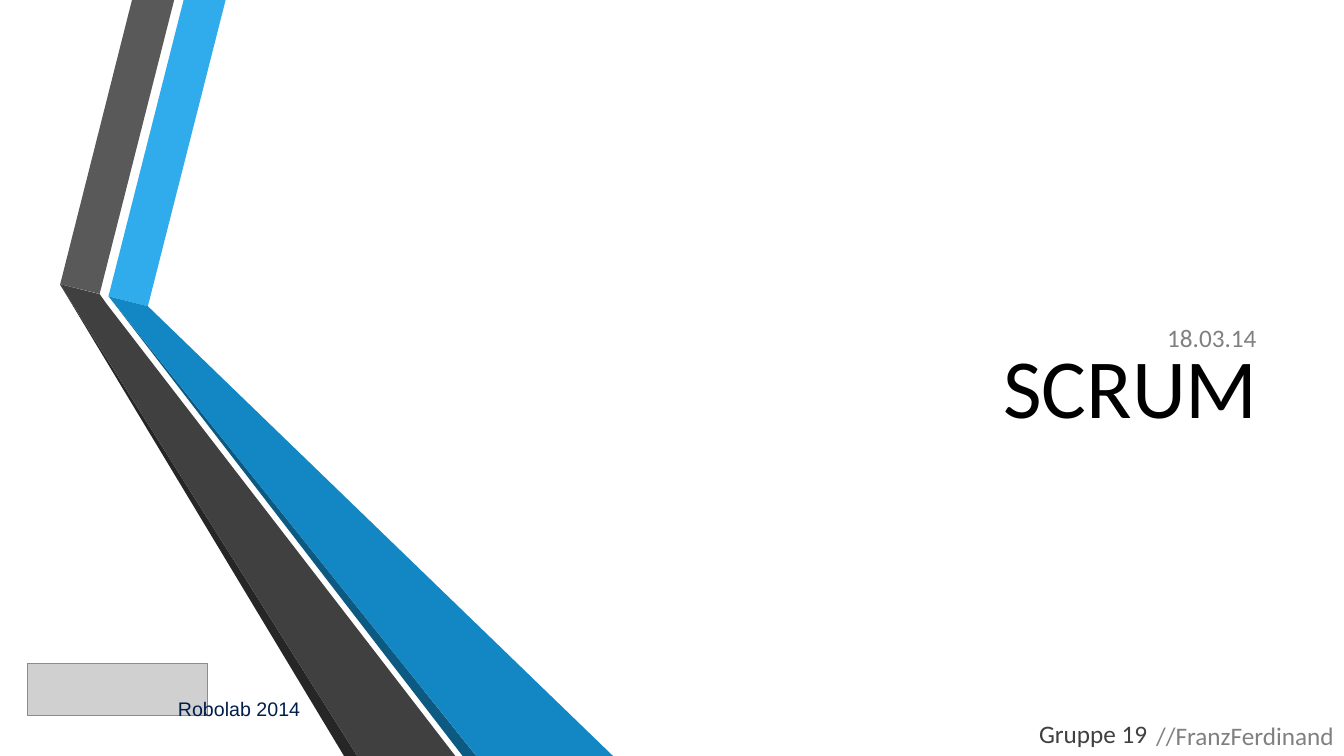
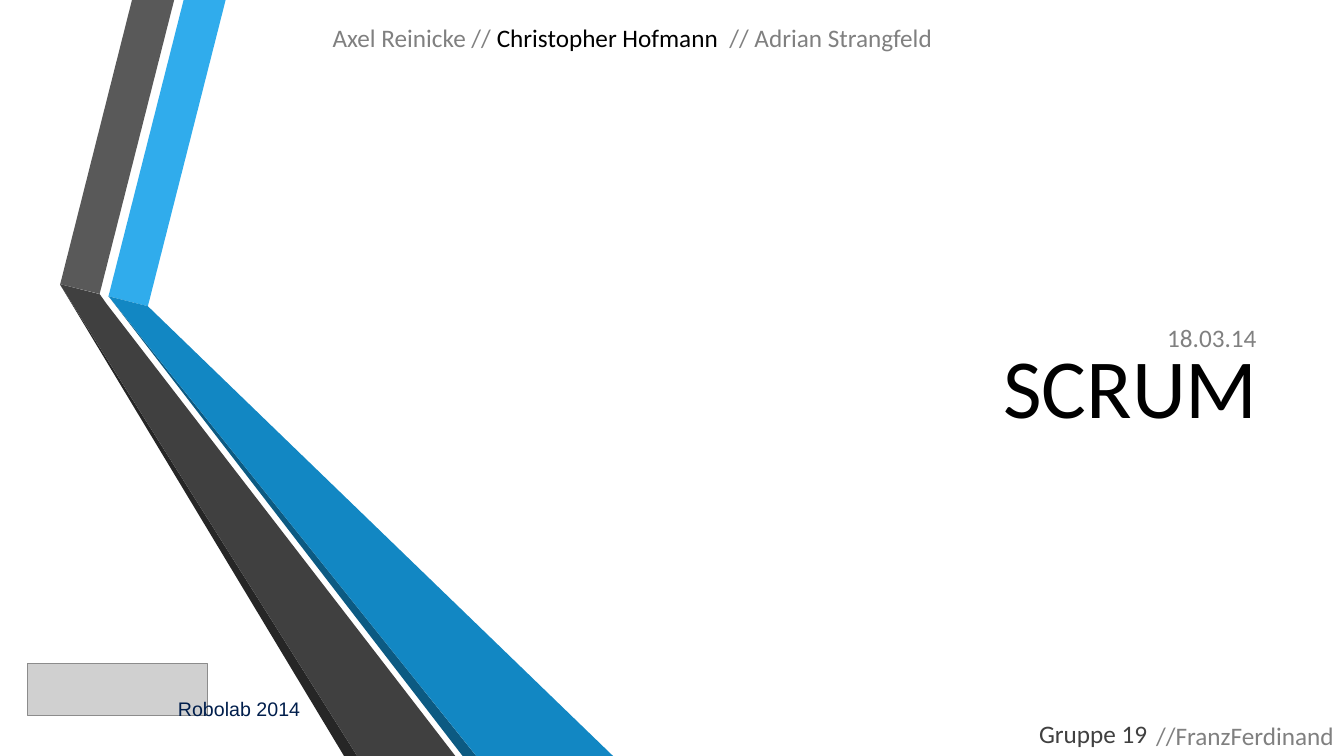
Before and after one commit to Sinnlosvoll/FranzFerdinand, a slide deck: slide 1 of Scrum/18.03.2014.pptm. Drawn at 1344x756 pixels with LibreOffice and Linux fonts; fonts in the diff are those of the drawing; grey boxes stand for pictures; background and template pictures are left out. Boxes give left, top, right and bottom in pixels: in the first picture for what was removed or moved away, otherwise in the second. Text is boxed around its words. In the diff, an @@ line names an element or a change of style, - is before the commit and + after.

```diff
--- a/Scrum/18.03.2014.pptm
+++ b/Scrum/18.03.2014.pptm
@@ text added at bbox=[333, 29, 932, 51], 18 pt, text #808080 @@
+Axel Reinicke // Christopher Hofmann // Adrian Strangfeld
```
Also in this commit, not shown: 6 other files.
